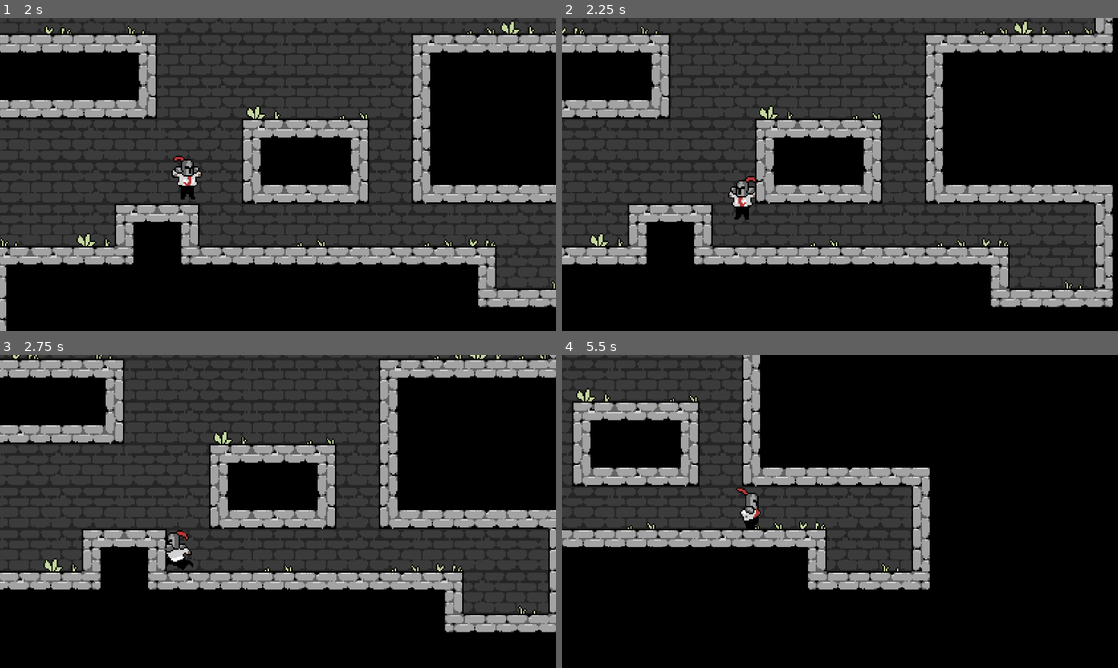
Above: before the commit, frames 1-4 (two rows, left to right).
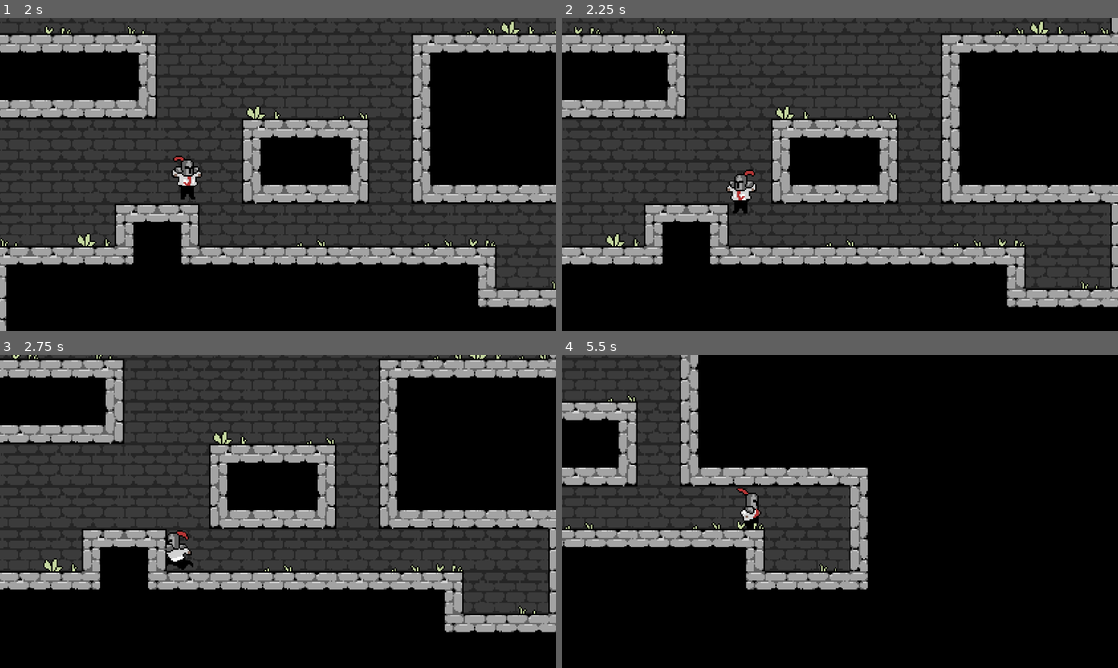
Above: after the commit, the same moments.

Repository: joshuatehrlich/overtime-knight
Game: Godot game, scene res://scenes/main.tscn
Two runs of this game, one before a commit and one after it. Both use one fixed random seed, a clock stepped at 60 frames per second and the inputs below.
Inputs:
- Up to frame 1 (2 s): hold D (right) from 0.53 s (still down); tap Space (jump) at 0.77, 1.52 s
- Up to frame 2 (2.25 s): release D (right) at 2.03 s; hold A (left) from 2.03 s (still down)
- Up to frame 3 (2.75 s): keep holding A (left)
- Up to frame 4 (5.5 s): release A (left) at 2.78 s; hold D (right) 2.78-4.28 s; tap Space (jump) at 3.02, 3.77, 4.52 s; hold A (left) 4.28-5.03 s; hold D (right) from 5.03 s (still down)

Frame 1 is identical in both runs. In frame 2, 17% of the frame differs, in the area x 0-100%, y 0-93%; in frame 3, 0.5%; in frame 4, 18%, in the area x 0-67%, y 0-76%.

Commit message:
fix run deceleration

Diff:
--- a/scripts/player.gd
+++ b/scripts/player.gd
@@ -3,7 +3,7 @@
 @export_category("Movement Consts")
 @export var RUN_SPEED: float = 180.0
 @export var RUN_ACCEL: float = 2000.0
-@export var RUN_DECEL: float = 800.0
+@export var RUN_DECEL: float = 2000.0
 @export var RUN_ACCEL_AIR_FACTOR: float = 0.65
 
 @export var JUMP_SPEED: float = 350.0
@@ -37,9 +37,11 @@
 
 	var norm_vel := velocity.x / RUN_SPEED
 	var norm_target_vel := direction
-	var is_accelerating := norm_vel * norm_target_vel >= 0
-	var accel = RUN_ACCEL if is_accelerating else RUN_DECEL
+	var is_decelerating: bool = (norm_vel * norm_target_vel <= 0) && (abs(norm_vel) > abs(norm_target_vel))
+	var accel = RUN_DECEL if is_decelerating else RUN_ACCEL
 	var accel_coeff = 1 if is_on_floor() else RUN_ACCEL_AIR_FACTOR
+
+	print(is_decelerating)
 
 	velocity.x = move_toward(velocity.x, direction * RUN_SPEED, accel * accel_coeff * delta)
 
